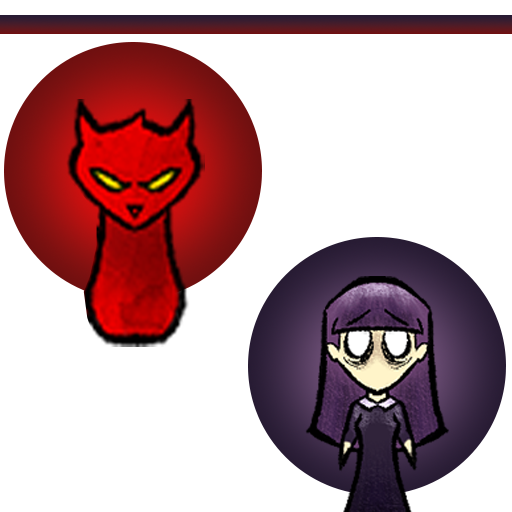
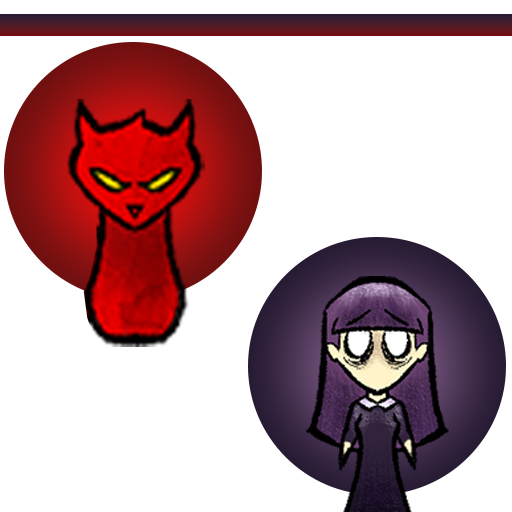
Revision of a layered w=512, h=512 image; what changed, layer by layer:
painted on "Rectangle 1" over [0, 14, 512, 36]
